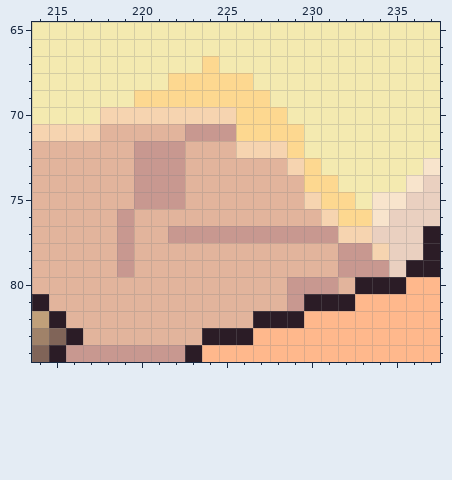
Pixel-art file: aseprite-source/v3/finish4/e/out/banner-desert.aseprite. Above, as it was before the edit.
480x120 pixels, 1 frame. Colours within 5 levels of each other are drawn and written as one. Shown: x 214..237, y 65..84. The commit also changed other parts of the picture, which this record leaves out.
After:
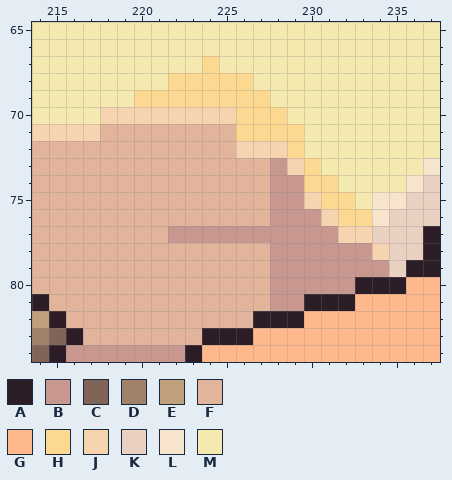
Palette (. is transparent): A #2b1c26  B #c89890  C #806458  D #a08269  E #c0a07a  F #e2b49c  G #ffb88c  H #fdd890  J #f6d4b0  K #ead0c0  L #f8e4cc  M #f4eab0
What changed:
Colour F gives way to colour B in row 73 at x 228; in rows 74 to 75 at x 228 to 229; in row 76 at x 228 to 230; in rows 78 to 79 at x 228 to 231; in row 80 at x 228 and 232; in row 81 at x 228.
Colour B gives way to colour F in row 71 at x 223 to 225; in rows 72 to 75 at x 220 to 222; in rows 76 to 79 at x 219.
Changed places in both pictures, as pixel boxes (x1, y1, x2, y2):
changed: (117, 124, 355, 311)
